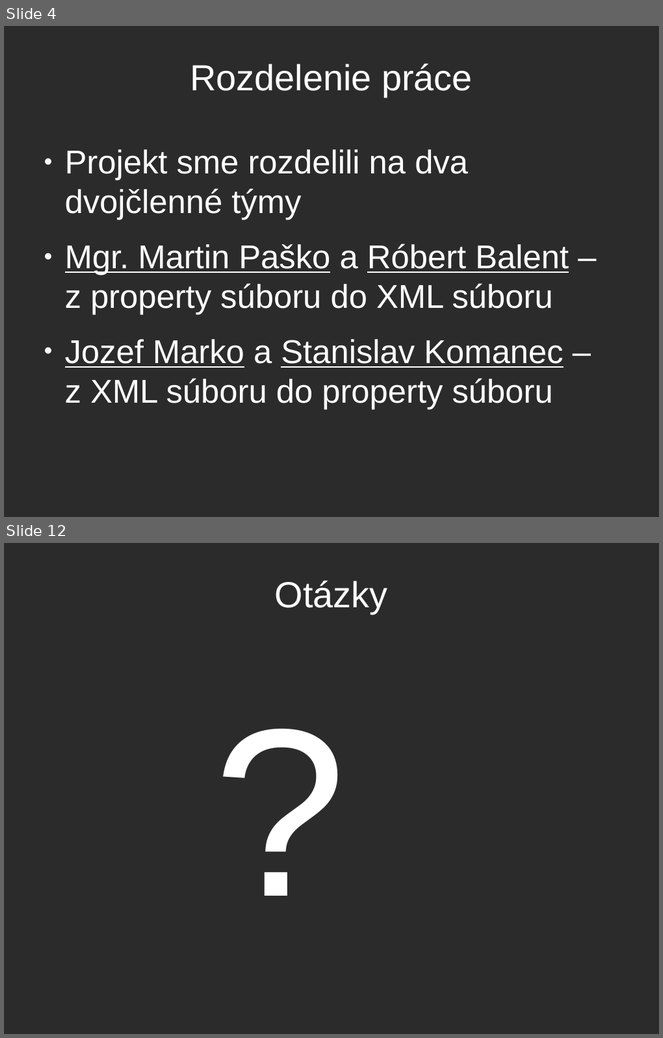
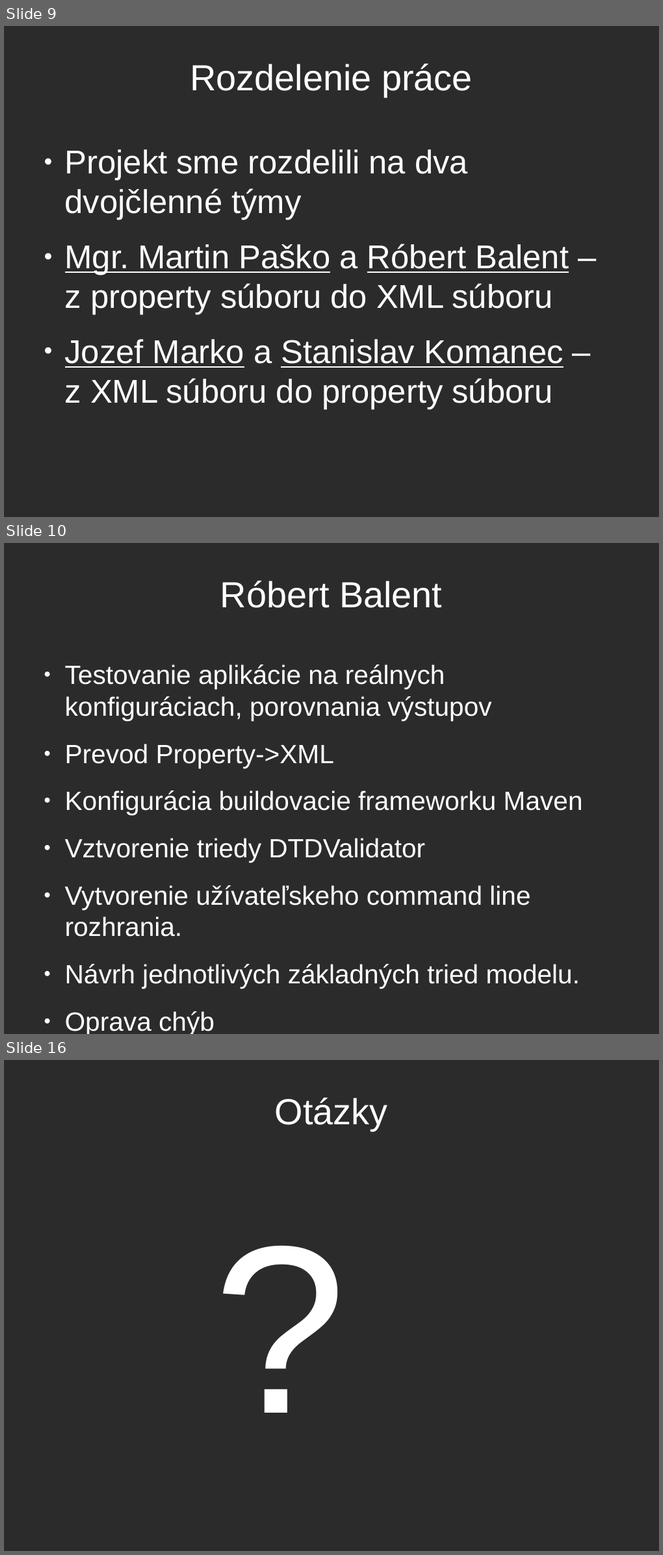
Before and after one commit to balent/Log4j-Convert-Configuration, a slide deck: prezentacia/log4j.odp. Shown one above the other, each under a label of ours: slides 4 and 12 before the commit, slides 9, 10 and 16 after it; the slides between them are not shown. The pictures are 663x1038 and 663x1555 pixels, drawn with LibreOffice and Linux fonts; fonts in the diff are those of the drawing; background and template pictures are left out; a plain dark background stands for a picture behind light text. Boxes give left, top, right and bottom in pixels: in the first picture for what was removed or moved away, otherwise in the second. Text is boxed around its words. In the diff, an @@ line names an element or a change of style, - is before the commit and + after.

```diff
--- a/prezentacia/log4j.odp
+++ b/prezentacia/log4j.odp
@@ slide 10 added at [4, 543, 659, 1034], background picture (left out) @@
@@ title added at [220, 581, 442, 608], 44 pt, text #FFFFFF @@
+Róbert Balent
@@ text added at [65, 665, 583, 1034], 32 pt, text #FFFFFF @@
+● Testovanie aplikácie na reálnych konfiguráciach, porovnania výstupov
+● Prevod Property->XML
+● Konfigurácia buildovacie frameworku Maven
+● Vztvorenie triedy DTDValidator
+● Vytvorenie užívateľskeho command line rozhrania.
+● Návrh jednotlivých základných tried modelu.
+● Oprava chýb
@@ what was slide 4 is now slide 9 @@
@@ what was slide 12 is now slide 16 @@
```
Also in this commit, not shown: 4 slides changed, 3 other slides added.
